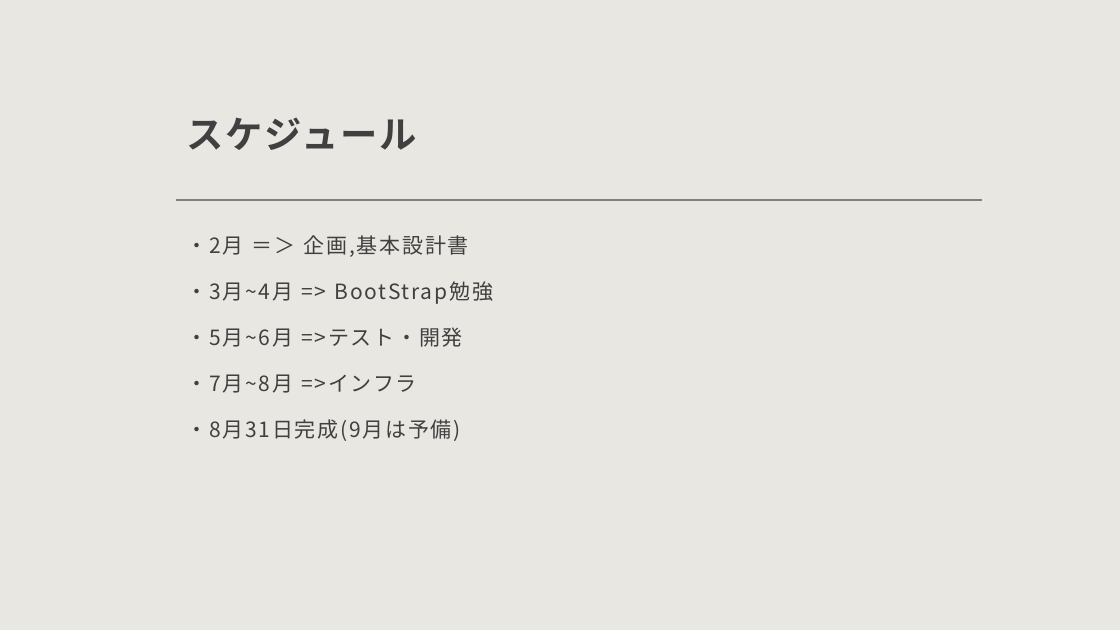
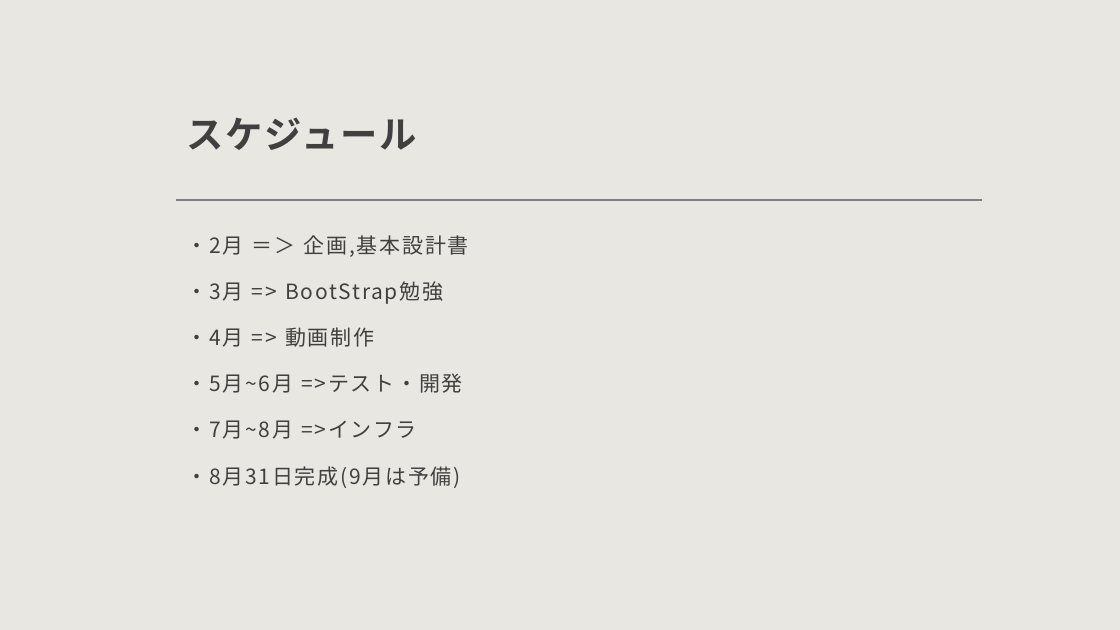
Before and after one commit to bittap/azusato, a slide deck: slide 5 of document/企画書.pptx. Drawn at 1120x630 pixels with LibreOffice and Linux fonts; fonts in the diff are those of the drawing. Boxes give left, top, right and bottom in pixels: in the first picture for what was removed or moved away, otherwise in the second. Text is boxed around its words. In the diff, an @@ line names an element or a change of style, - is before the commit and + after.

```diff
--- a/document/企画書.pptx
+++ b/document/企画書.pptx
@@ text at box(186, 281, 444, 347): text changed @@
-・3月~4月 => BootStrap勉強
+・3月 => BootStrap勉強
+・4月 => 動画制作
```
Also in this commit, not shown: 2 other slides changed, 1 slide removed, 1 other file.
